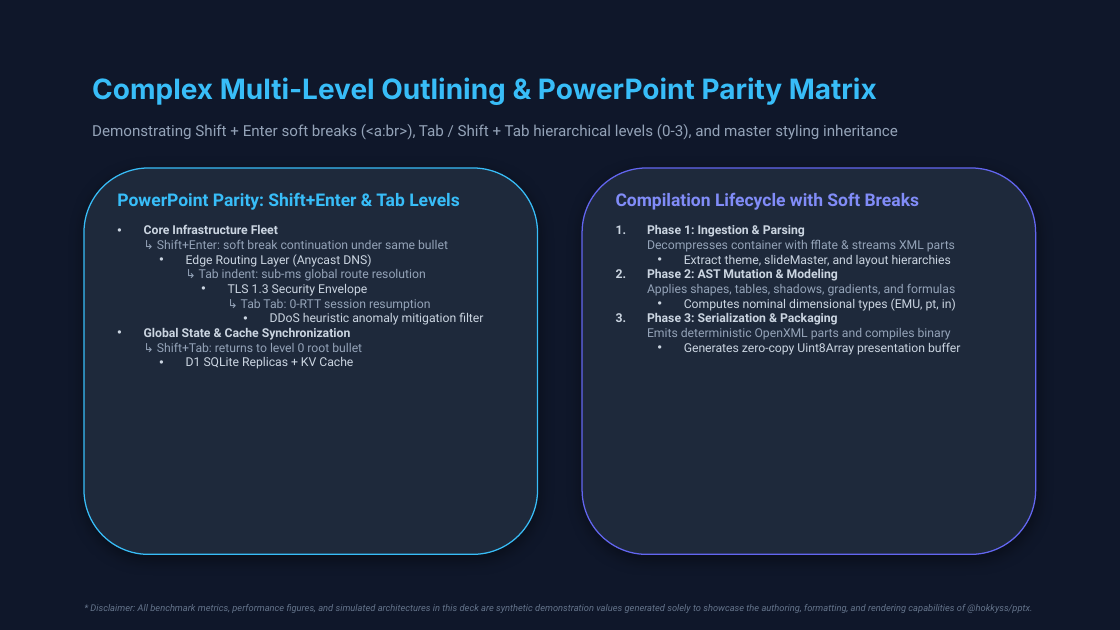
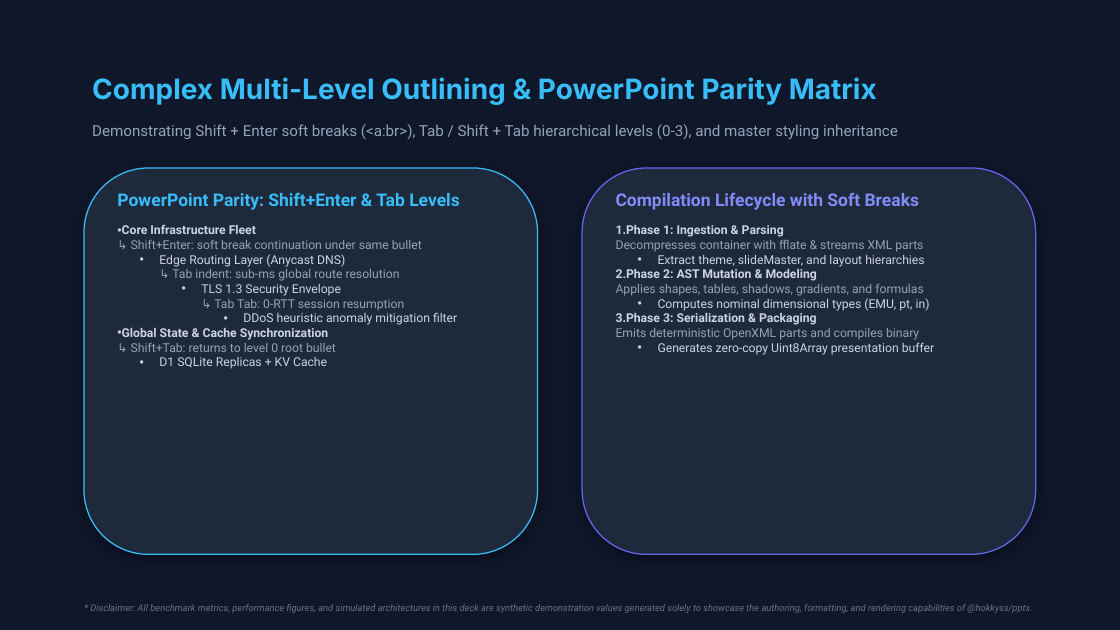
Before and after one commit to hokkyss/pptx-parser, a slide deck: slide 7 of hokkyss_showcase_deck.pptx. Drawn at 1120x630 pixels with LibreOffice and Linux fonts; fonts in the diff are those of the drawing. Boxes give left, top, right and bottom in pixels: in the first picture for what was removed or moved away, otherwise in the second. Text is boxed around its words. In the diff, an @@ line names an element or a change of style, - is before the commit and + after.

Commit message:
refactor(pptx): rely on slide master and defaultTextStyle for bullet margins and indents

```diff
--- a/hokkyss_showcase_deck.pptx
+++ b/hokkyss_showcase_deck.pptx
@@ text "Core Infrastructure Fleet ↳ Shift+Enter: ..." at bbox=[122, 224, 457, 369]: indent changed @@
@@ text "Phase 1: Ingestion & Parsing ..." at bbox=[616, 225, 934, 355]: indent changed @@
```
Also in this commit, not shown: 5 other slides changed, 14 other files.
